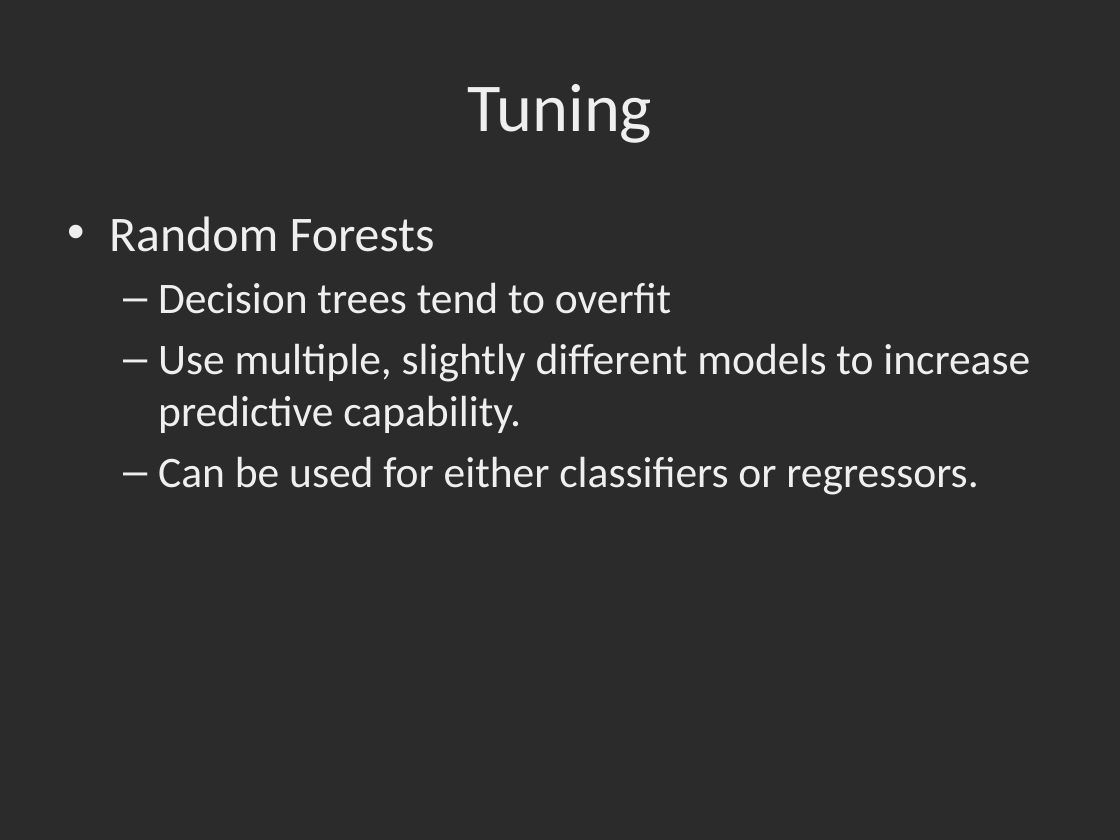
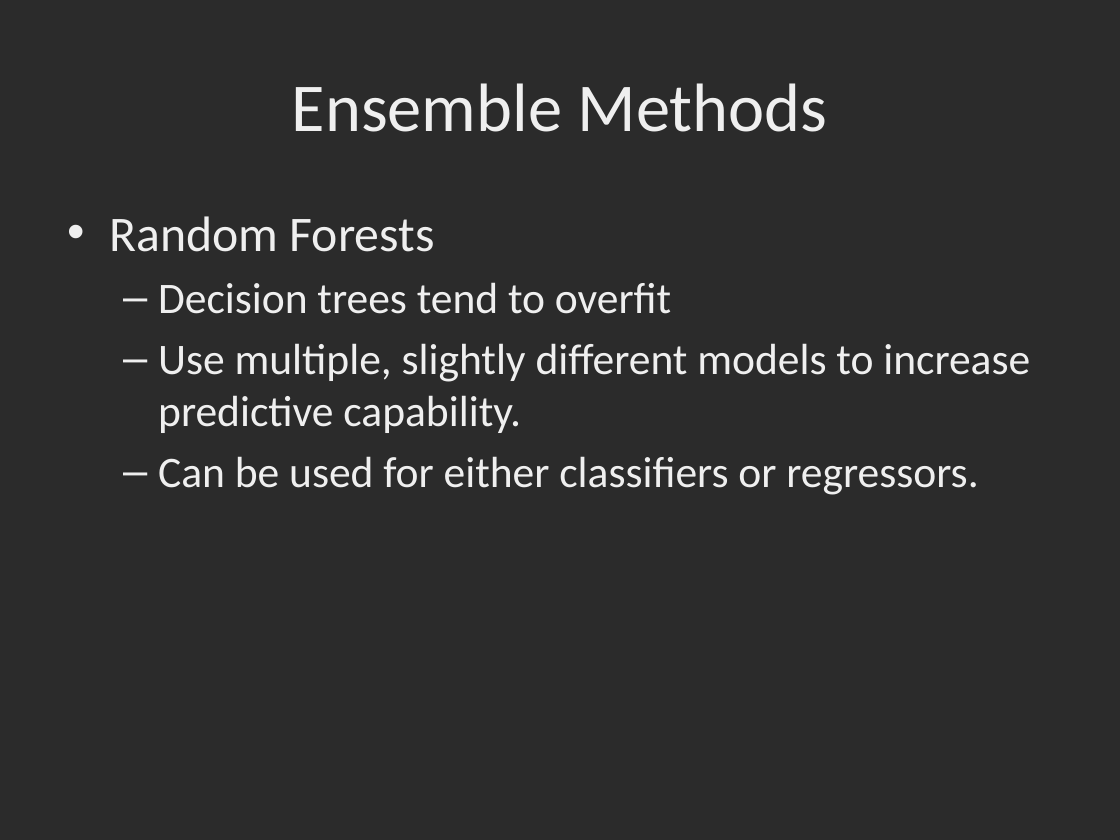
Before and after one commit to dbowmans46/PracticalProgramming, a slide deck: slide 117 of Session 7 - Python/Instructional Material/Session 7 - Python Brief Intro to Machine Learning with Scikit Learn.pptx (slide 113 before the commit). Drawn at 1120x840 pixels with LibreOffice and Linux fonts; fonts in the diff are those of the drawing; background and template pictures are left out; a plain dark background stands for a picture behind light text. Boxes give left, top, right and bottom in pixels: in the first picture for what was removed or moved away, otherwise in the second. Text is boxed around its words. In the diff, an @@ line names an element or a change of style, - is before the commit and + after.

```diff
--- a/Session 7 - Python/Instructional Material/Session 7 - Python Brief Intro to Machine Learning with Scikit Learn.pptx
+++ b/Session 7 - Python/Instructional Material/Session 7 - Python Brief Intro to Machine Learning with Scikit Learn.pptx
@@ title at box(292, 83, 828, 132): text changed @@
-Tuning
+Ensemble Methods
```
Also in this commit, not shown: 6 other slides changed, 5 slides added.
